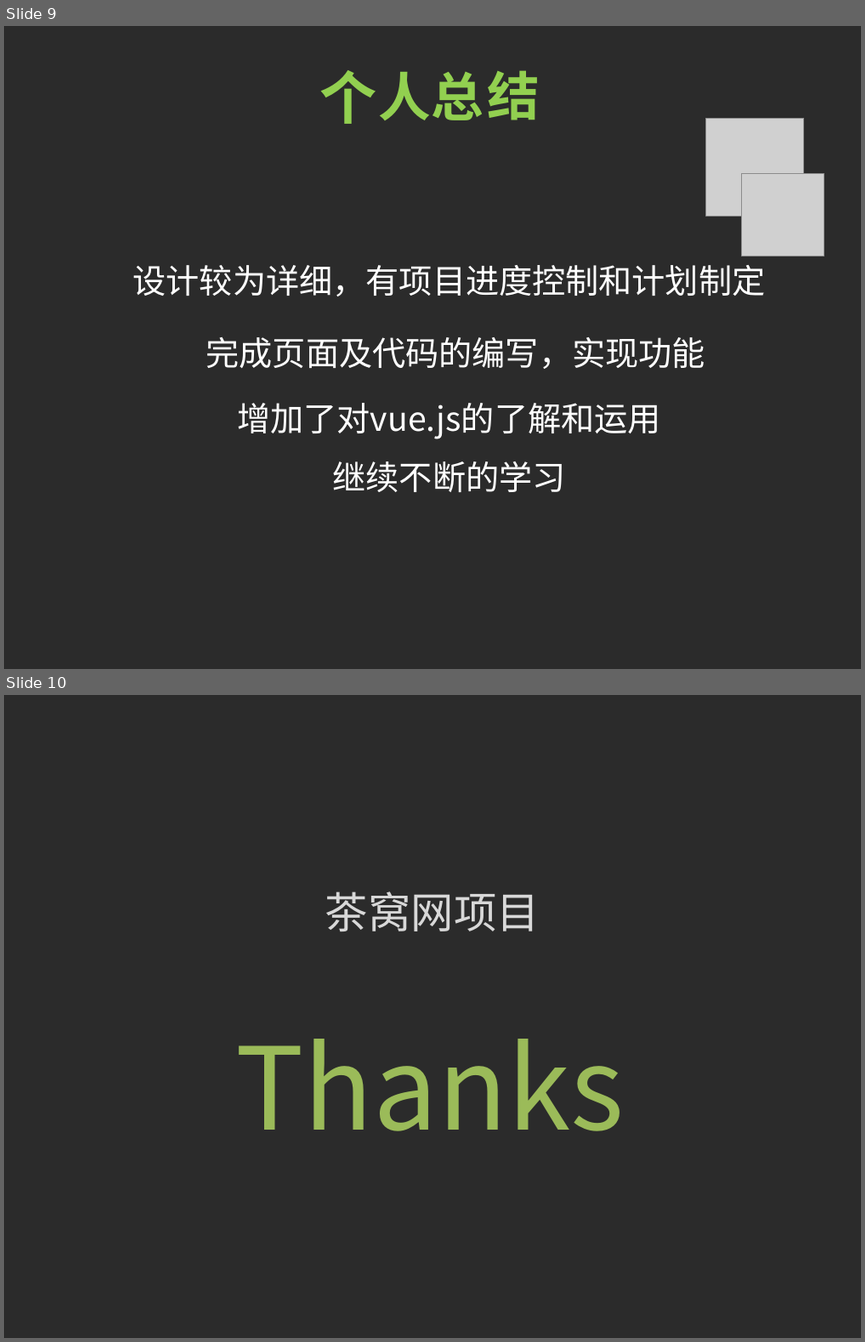
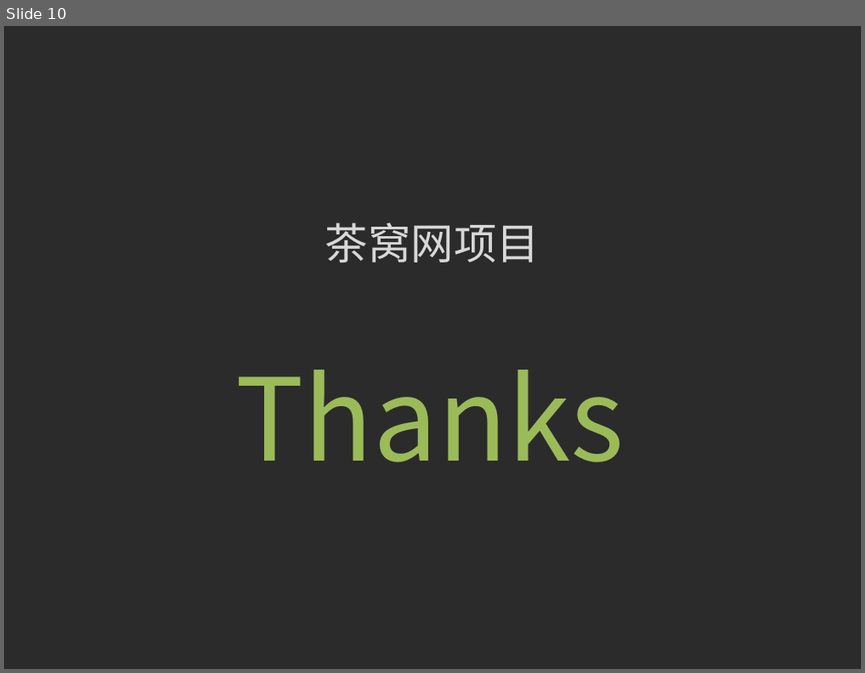
Before and after one commit to kangaijun/chawo.com, a slide deck: 康爱君+茶窝网.ppt. Shown one above the other, each under a label of ours: slides 9 and 10 before the commit, slide 10 after it. The pictures are 865x1342 and 865x673 pixels, drawn with LibreOffice and Linux fonts; fonts in the diff are those of the drawing; grey boxes stand for pictures; background and template pictures are left out; a plain dark background stands for a picture behind light text. Boxes give left, top, right and bottom in pixels: in the first picture for what was removed or moved away, otherwise in the second. Text is boxed around its words. In the diff, an @@ line names an element or a change of style, - is before the commit and + after.

```diff
--- a/康爱君+茶窝网.ppt
+++ b/康爱君+茶窝网.ppt
@@ slide 9 removed at [4,26,861,669], background picture (left out) @@
@@ text removed at [319,70,376,124] @@
-个
@@ text removed at [378,72,431,120] @@
-人
@@ text removed at [432,72,484,120] @@
-总
@@ text removed at [487,70,540,120] @@
-结
@@ picture removed at [706,118,803,216] @@
@@ picture removed at [742,173,824,256] @@
@@ text removed at [133,265,766,296] @@
-设计较为详细，有项目进度控制和计划制定
@@ text removed at [206,337,705,369] @@
-完成页面及代码的编写，实现功能
@@ text removed at [237,403,660,439] @@
-增加了对vue.js的了解和运用
@@ text removed at [333,461,566,492] @@
-继续不断的学习
```
Also in this commit, not shown: 7 slides changed, 2 slides added, 1 other slide removed, 36 other files.
